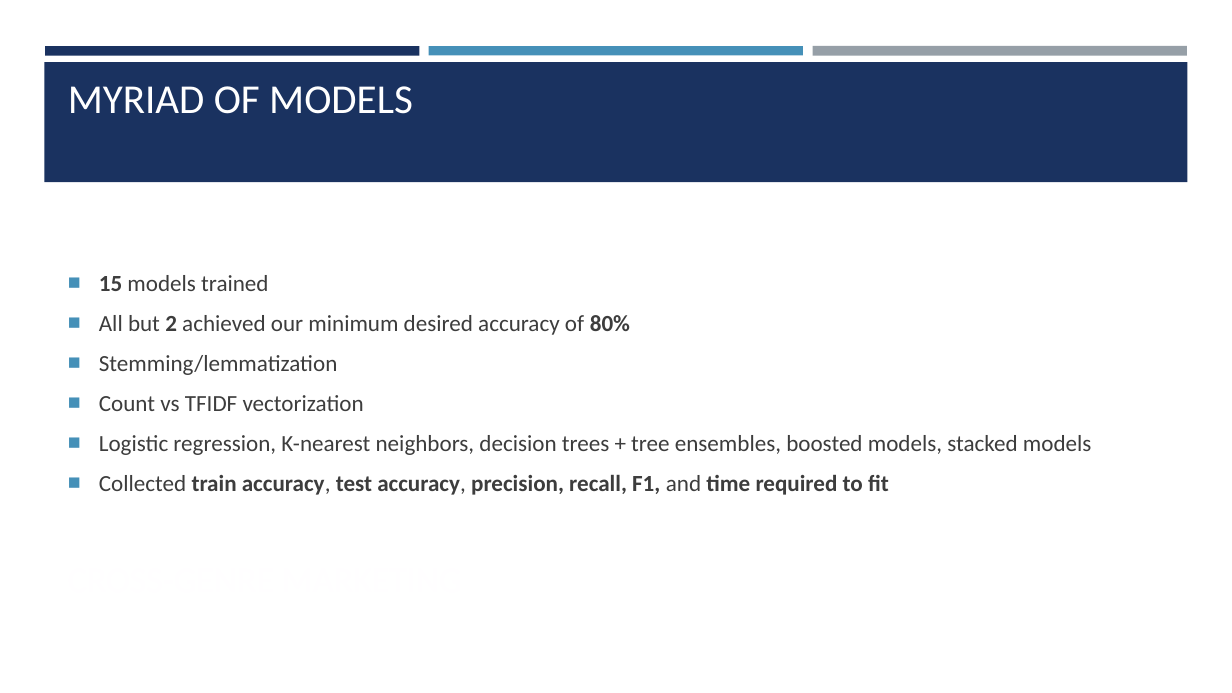
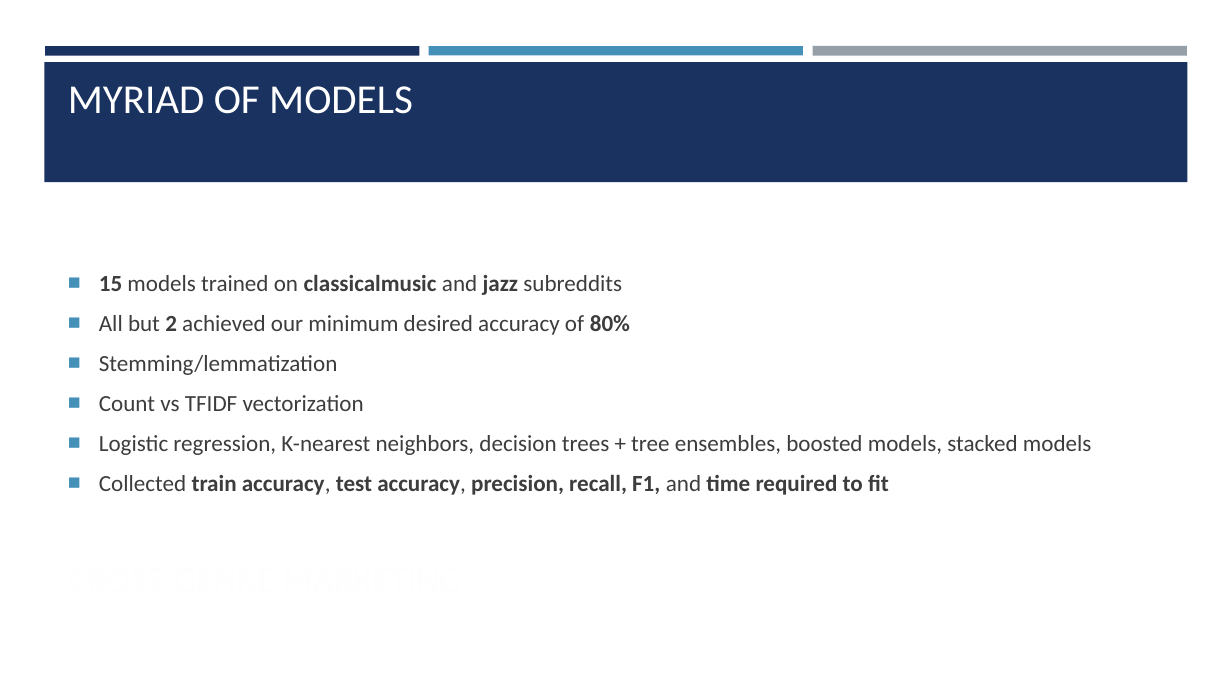
Before and after one commit to gmangiante/music-nlp, a slide deck: slide 7 of presentation/presentation.pptx. Drawn at 1232x693 pixels with LibreOffice and Linux fonts; fonts in the diff are those of the drawing. Boxes give left, top, right and bottom in pixels: in the first picture for what was removed or moved away, otherwise in the second. Text is boxed around its words. In the diff, an @@ line names an element or a change of style, - is before the commit and + after.

```diff
--- a/presentation/presentation.pptx
+++ b/presentation/presentation.pptx
@@ text at [99,275,622,295]: text changed @@
-■ 15 models trained
+■ 15 models trained on classicalmusic and jazz subreddits
```
Also in this commit, not shown: 1 other slide changed, 6 other files.
